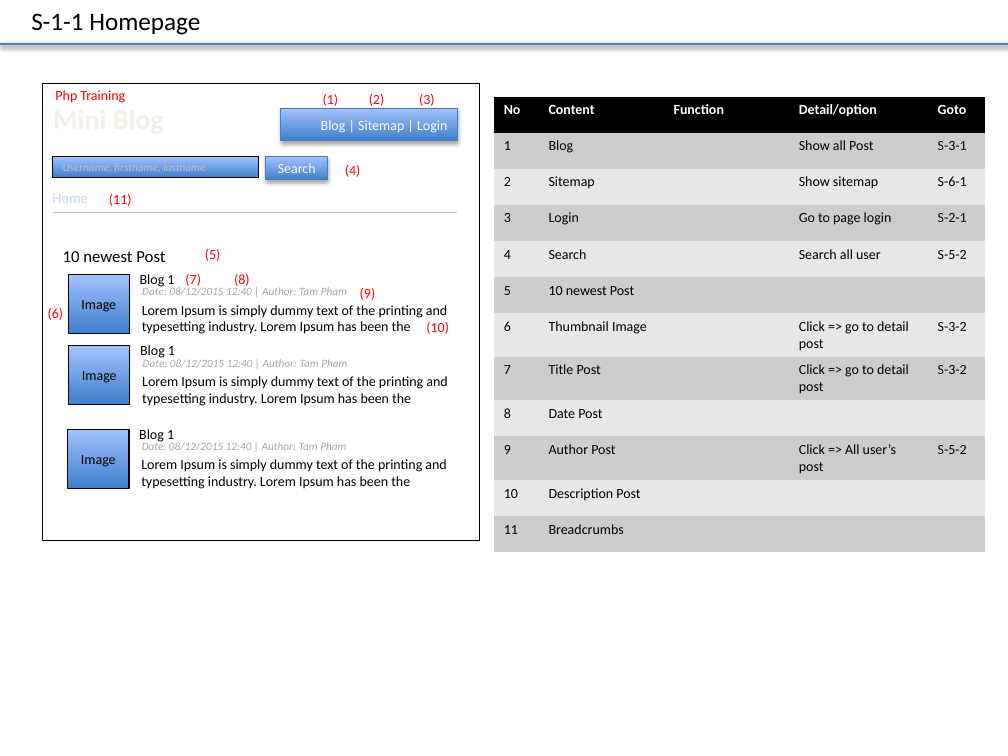
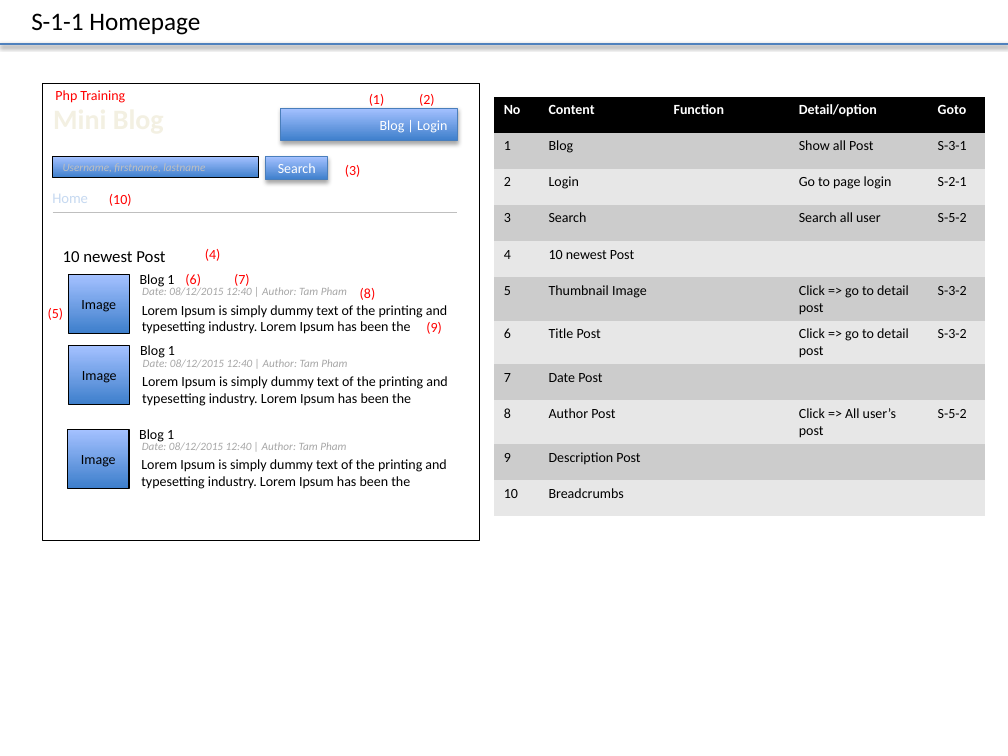
Before and after one commit to truong-vu-mulodo/mini-blog, a slide deck: slide 3 of php/tam-v.anh/doc/detail_design/frontend/wireframe/MiniBlog_Wireframe_Ver_0.1.0.pptx. Drawn at 1008x756 pixels with LibreOffice and Linux fonts; fonts in the diff are those of the drawing. Boxes give left, top, right and bottom in pixels: in the first picture for what was removed or moved away, otherwise in the second. Text is boxed around its words. In the diff, an @@ line names an element or a change of style, - is before the commit and + after.

Commit message:
remove sitemap and update change password, update info

```diff
--- a/php/tam-v.anh/doc/detail_design/frontend/wireframe/MiniBlog_Wireframe_Ver_0.1.0.pptx
+++ b/php/tam-v.anh/doc/detail_design/frontend/wireframe/MiniBlog_Wireframe_Ver_0.1.0.pptx
@@ text "(1)": place and size @@
-text "(1)" at (323, 94, 339, 106)
+text "(1)" at (369, 94, 385, 106)
@@ text "(2)": place and size @@
-text "(2)" at (369, 94, 385, 106)
+text "(2)" at (419, 94, 435, 106)
@@ table at (494, 97, 985, 516) @@
-row 3: 2 | Sitemap |  | Show sitemap | S-6-1
-row 4: 3 | Login |  | Go to page login | S-2-1
-row 5: 4 | Search |  | Search all user | S-5-2
-row 6: 5 | 10 newest Post |  |  | 
-row 7: 6 | Thumbnail Image |  | Click => go to detail post | S-3-2
-row 8: 7 | Title Post |  | Click => go to detail post | S-3-2
-row 9: 8 | Date Post |  |  | 
-row 10: 9 | Author Post |  | Click => All user’s post | S-5-2
-row 11: 10 | Description Post |  |  | 
-row 12: 11 | Breadcrumbs |  |  | 
+row 3: 2 | Login |  | Go to page login | S-2-1
+row 4: 3 | Search |  | Search all user | S-5-2
+row 5: 4 | 10 newest Post |  |  | 
+row 6: 5 | Thumbnail Image |  | Click => go to detail post | S-3-2
+row 7: 6 | Title Post |  | Click => go to detail post | S-3-2
+row 8: 7 | Date Post |  |  | 
+row 9: 8 | Author Post |  | Click => All user’s post | S-5-2
+row 10: 9 | Description Post |  |  | 
+row 11: 10 | Breadcrumbs |  |  | 
@@ text in rectangle at (380, 120, 447, 134): text changed @@
-Blog | Sitemap | Login
+Blog | Login
@@ text at (345, 165, 361, 177): text changed @@
-(4)
+(3)
@@ text at (109, 194, 132, 206): text changed @@
-(11)
+(10)
@@ text at (205, 249, 221, 261): text changed @@
-(5)
+(4)
@@ text "(7)": place and size @@
-text "(7)" at (185, 274, 201, 286)
+text "(7)" at (234, 274, 250, 286)
@@ text added at (185, 274, 201, 286), 10 pt, text #FF0000 @@
+(6)
@@ text "(8)": place and size @@
-text "(8)" at (234, 274, 250, 286)
+text "(8)" at (360, 288, 376, 300)
@@ text at (48, 308, 64, 320): text changed @@
-(6)
+(5)
@@ text "(9)": place and size @@
-text "(9)" at (360, 288, 376, 300)
+text "(9)" at (426, 322, 442, 334)
@@ text removed at (426, 322, 449, 334) @@
-(10)
```
Also in this commit, not shown: 6 other slides changed.
